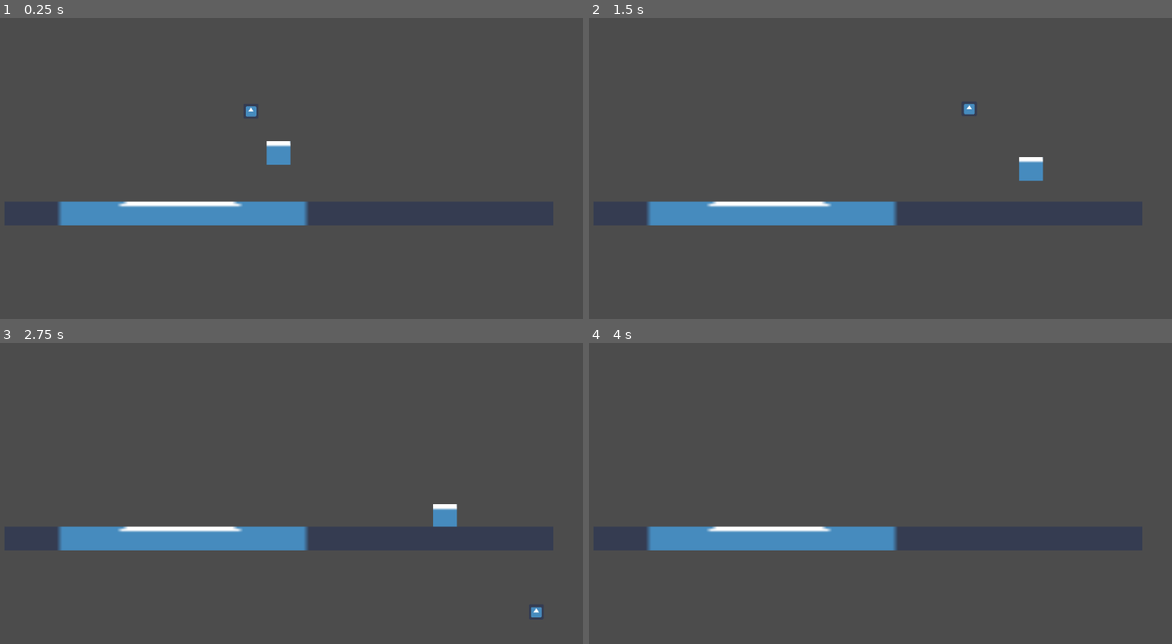
Above: before the commit, frames 1-4 (two rows, left to right).
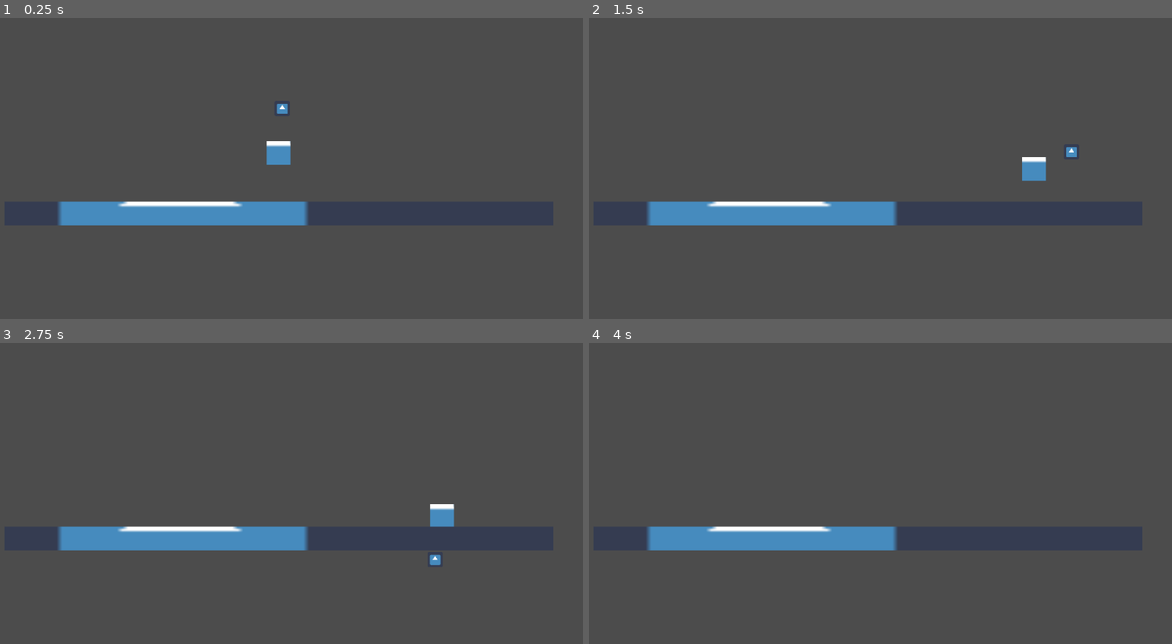
Above: after the commit, the same moments.

Repository: mdrgon1/GWJ-22-Spinzo
Game: Godot game, scene res://Main.tscn
The game is run twice, just before and just after one commit, with the same random seed, the same clock (stepped at 60 frames per second) and the same inputs. The engine's default icon, where the game draws it, is replaced by a stand-in: a white triangle on a blue panel in a dark square.
Inputs:
- Up to frame 1 (0.25 s): no input
- Up to frame 2 (1.5 s): hold Right (move_right) from 0.53 s (still down); tap W (jump) at 0.77 s
- Up to frame 3 (2.75 s): tap W (jump) at 1.52 s; release Right (move_right) at 2.03 s; hold A (move_left) from 2.03 s (still down)
- Up to frame 4 (4 s): release A (move_left) at 2.78 s; hold Right (move_right) from 2.78 s (still down); tap W (jump) at 3.02, 3.77 s

The runs differ from the first frame. In frame 1, 0.1% of the frame differs, in the area x 42-50%, y 28-33%; in frame 2, 0.2%; in frame 3, 0.2%, in the area x 73-93%, y 53-92%; in frame 4, nothing differs.

Commit message:
Moved ball movement into state tree and updated state.gd
previous update() function in state.gd wouldn't work with multiple layered tree

Diff:
--- a/Project/Ball/Ball.gd
+++ b/Project/Ball/Ball.gd
@@ -1,28 +1,16 @@
 extends KinematicBody2D
 
 onready var player = get_tree().get_nodes_in_group("player")[0]
+onready var movement = $Movement
 
-var velocity : Vector2
-var target_radius = 10
+func _ready():
+	movement.init()
+	movement.set_root_state(movement)
 
 func _physics_process(delta):
-	rotate(delta)
+	movement.update(delta)
 
-# rotate the ball around player like normal
-func rotate(_delta):
-	var rotations_per_sec = 0.5
-	var tangent_velocity = (to_player().length() * 2 * PI) * (rotations_per_sec)
-
-	# at a right angle to the vector from player to ball
-	var tangent_vector = Vector2(to_player().y, -to_player().x).normalized()
-
-	# points the velocity towards target radius, between player and ball
-	velocity = player.position - (to_player().normalized() * target_radius) - position
-
-	# add tangent velocity
-	velocity += tangent_velocity * tangent_vector
-
-	velocity = move_and_slide(velocity)
+	movement.velocity = move_and_slide(movement.velocity)
 
 func to_player():
 	return player.position - position
--- a/Project/Ball/Ball.tscn
+++ b/Project/Ball/Ball.tscn
@@ -1,7 +1,11 @@
-[gd_scene load_steps=4 format=2]
+[gd_scene load_steps=8 format=2]
 
 [ext_resource path="res://icon.png" type="Texture" id=1]
 [ext_resource path="res://Ball/Ball.gd" type="Script" id=2]
+[ext_resource path="res://Ball/Movement/Default.gd" type="Script" id=3]
+[ext_resource path="res://Ball/Movement/Movement.gd" type="Script" id=4]
+[ext_resource path="res://Ball/Movement/Throwing.gd" type="Script" id=5]
+[ext_resource path="res://Ball/Movement/Latched.gd" type="Script" id=6]
 
 [sub_resource type="CircleShape2D" id=1]
 radius = 4.25439
@@ -15,3 +19,15 @@
 [node name="Sprite" type="Sprite" parent="."]
 scale = Vector2( 0.1, 0.1 )
 texture = ExtResource( 1 )
+
+[node name="Movement" type="Node" parent="."]
+script = ExtResource( 4 )
+
+[node name="Default" type="Node" parent="Movement"]
+script = ExtResource( 3 )
+
+[node name="Throwing" type="Node" parent="Movement"]
+script = ExtResource( 5 )
+
+[node name="Latched" type="Node" parent="Movement"]
+script = ExtResource( 6 )
--- /dev/null
+++ b/Project/Ball/Movement/Default.gd
@@ -0,0 +1,23 @@
+extends State
+
+var target_radius = 10
+
+func run(_delta):
+	rotate(_delta)
+
+# rotate the ball around player like normal
+func rotate(_delta):
+	var rotations_per_sec = 0.5
+	var tangent_velocity = (owner.to_player().length() * 2 * PI) * (rotations_per_sec)
+
+	# at a right angle to the vector from player to ball
+	var tangent_vector = Vector2(owner.to_player().y, -owner.to_player().x).normalized()
+
+	# points the velocity towards target radius, between player and ball
+	root_state.velocity = owner.player.position - (owner.to_player().normalized() * target_radius) - owner.position
+
+	# add tangent velocity
+	root_state.velocity += tangent_velocity * tangent_vector
+
+	# somewhat adjuct for player movement
+	root_state.velocity += owner.player.movement.velocity * 0.3
--- /dev/null
+++ b/Project/Ball/Movement/Latched.gd
@@ -0,0 +1 @@
+extends State
--- /dev/null
+++ b/Project/Ball/Movement/Movement.gd
@@ -0,0 +1,6 @@
+extends State
+
+var velocity = Vector2(0, 0)
+
+func run(_delta):
+	velocity = owner.move_and_slide(velocity)
--- /dev/null
+++ b/Project/Ball/Movement/Throwing.gd
@@ -0,0 +1 @@
+extends State
--- a/Project/Scripts/State.gd
+++ b/Project/Scripts/State.gd
@@ -38,9 +38,10 @@
 
 # runs the entire state machine/tree, should only be explicitly called on the top level state
 func update(delta : float):
-	run(delta)
 	if(num_children != 0):
-		update_state(current_state.run(delta))
+		update_state(current_state.update(delta))
+
+	return run(delta)
 
 func set_root_state(new_root : State):
 	root_state = new_root
